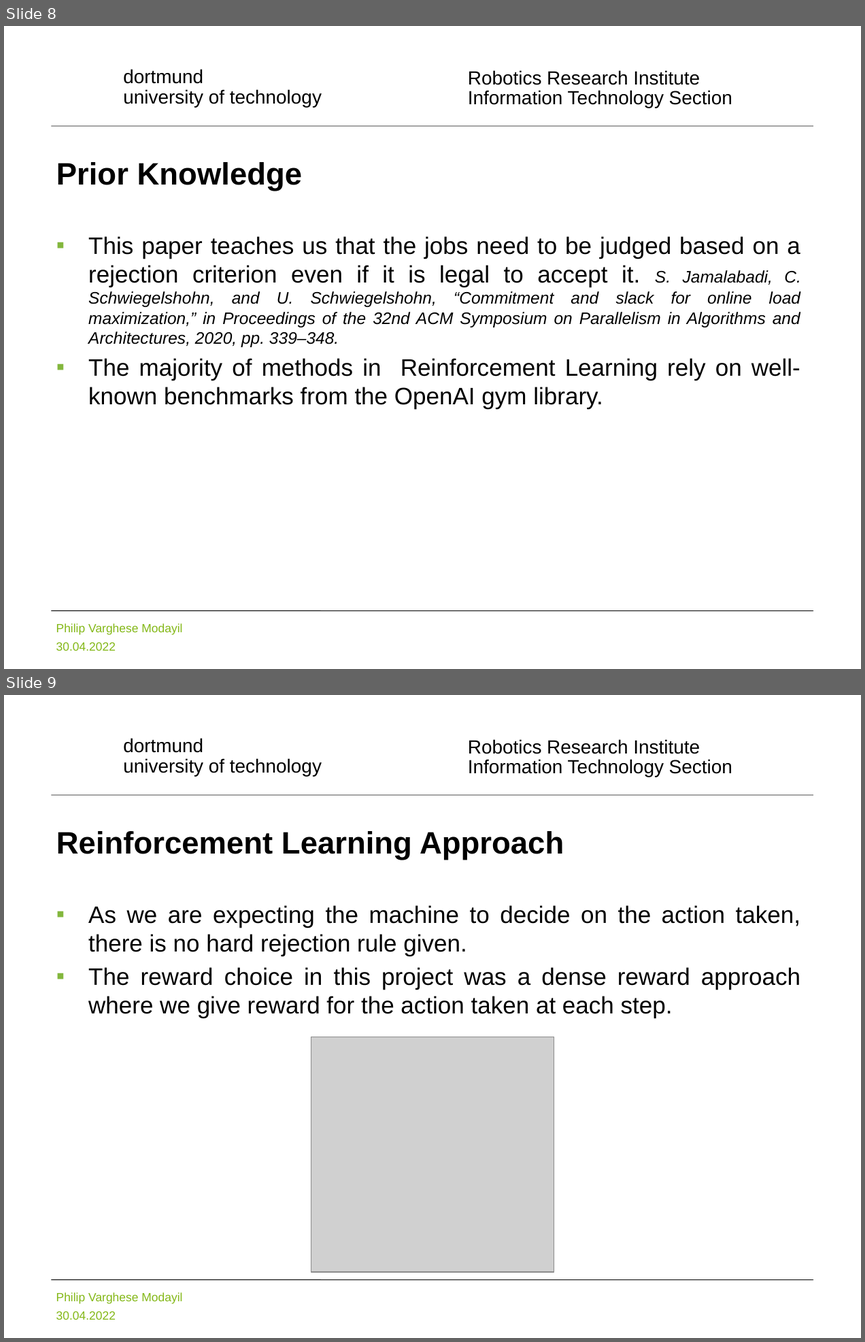
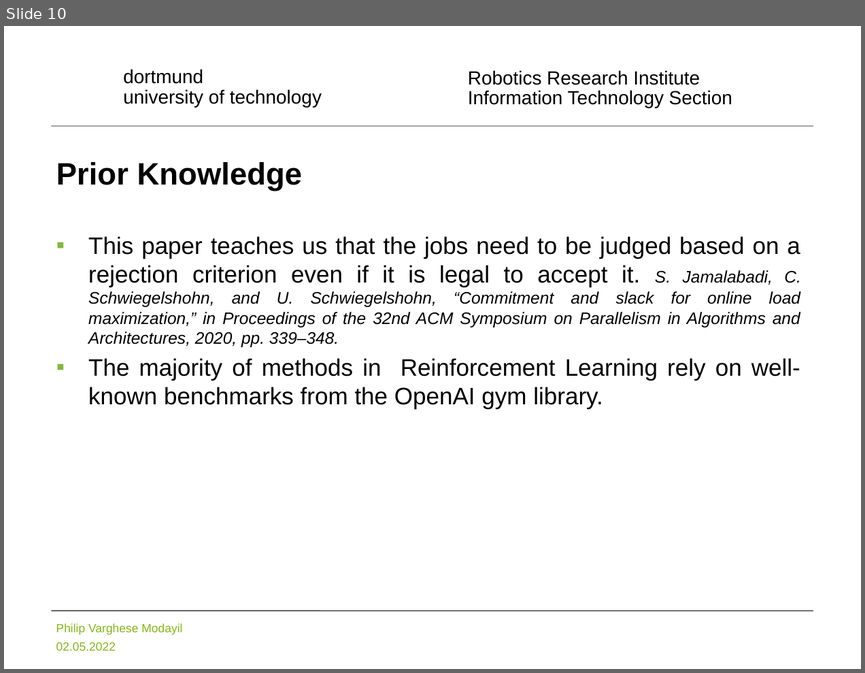
Before and after one commit to pvmodayil/Online-Immediate-Commitment-Job-Scheduling-A-Machine-Learning-Approach, a slide deck: Online Immediate Commitment Job Scheduling A Machine Learning Approach.pptx. Shown one above the other, each under a label of ours: slides 8 and 9 before the commit, slide 10 after it. The pictures are 865x1342 and 865x673 pixels, drawn with LibreOffice and Linux fonts; fonts in the diff are those of the drawing; grey boxes stand for pictures; background and template pictures are left out. Boxes give left, top, right and bottom in pixels: in the first picture for what was removed or moved away, otherwise in the second. Text is boxed around its words. In the diff, an @@ line names an element or a change of style, - is before the commit and + after.

```diff
--- a/Online Immediate Commitment Job Scheduling A Machine Learning Approach.pptx
+++ b/Online Immediate Commitment Job Scheduling A Machine Learning Approach.pptx
@@ slide 9 removed at (x1=4, y1=695, x2=861, y2=1338), background #FFFFFF; not listed: 5 template elements that a slide beside it also shows @@
@@ title removed at (x1=56, y1=831, x2=564, y2=860) @@
-Reinforcement Learning Approach
@@ text removed at (x1=88, y1=905, x2=800, y2=1018) @@
-▪ As we are expecting the machine to decide on the action taken, there is no hard rejection rule given.
-▪ The reward choice in this project was a dense reward approach where we give reward for the action taken at each step.
@@ picture removed at (x1=311, y1=1037, x2=553, y2=1272) @@
@@ what was slide 8 is now slide 10 @@
@@ slide 10 changed as well @@
@@ text at (x1=56, y1=641, x2=116, y2=650): text changed @@
-30.04.2022
+02.05.2022
```
Also in this commit, not shown: 23 other slides changed, 10 slides added, 7 other slides removed.
